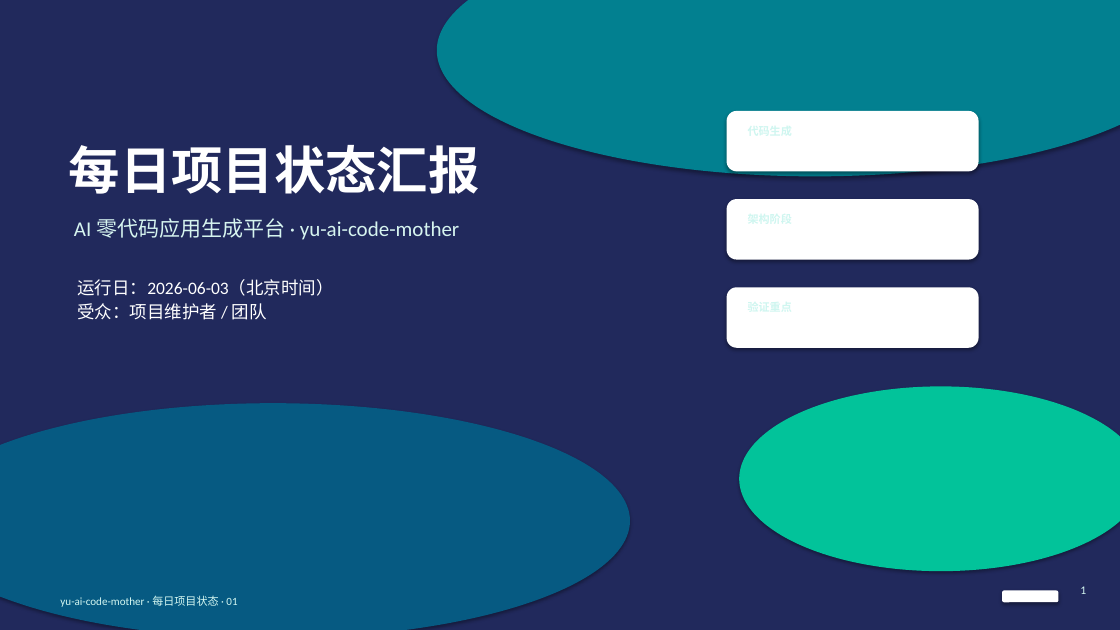
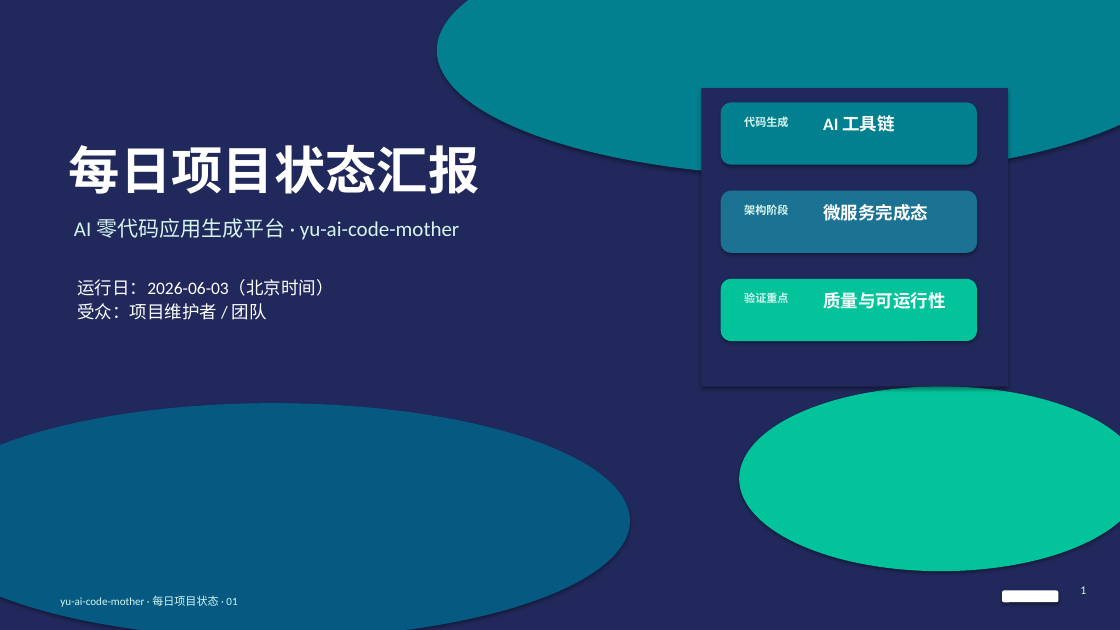
Before and after one commit to liyupi/yu-ai-code-mother, a slide deck: slide 1 of docs/reports/project-status-2026-06-03.pptx. Drawn at 1120x630 pixels with LibreOffice and Linux fonts; fonts in the diff are those of the drawing. Boxes give left, top, right and bottom in pixels: in the first picture for what was removed or moved away, otherwise in the second. Text is boxed around its words. In the diff, an @@ line names an element or a change of style, - is before the commit and + after.

```diff
--- a/docs/reports/project-status-2026-06-03.pptx
+++ b/docs/reports/project-status-2026-06-03.pptx
@@ rectangle added at <box>702,88,1008,386</box>, fill #21295C @@
@@ rounded rectangle added at <box>721,103,977,165</box>, fill #028090 @@
@@ text added at <box>744,116,788,127</box>, 9.5 pt, text #D6F4EF, bold @@
+代码生成
@@ text added at <box>823,115,894,132</box>, 15 pt, text #FFFFFF, bold @@
+AI 工具链
@@ rounded rectangle added at <box>721,191,977,253</box>, fill #1C7293 @@
@@ text added at <box>744,204,788,215</box>, 9.5 pt, text #D6F4EF, bold @@
+架构阶段
@@ text added at <box>823,204,928,221</box>, 15 pt, text #FFFFFF, bold @@
+微服务完成态
@@ rounded rectangle added at <box>721,279,977,341</box>, fill #02C39A @@
@@ text added at <box>744,292,788,303</box>, 9.5 pt, text #D6F4EF, bold @@
+验证重点
@@ text added at <box>823,292,945,309</box>, 15 pt, text #FFFFFF, bold @@
+质量与可运行性
```
Also in this commit, not shown: 3 other slides changed.
